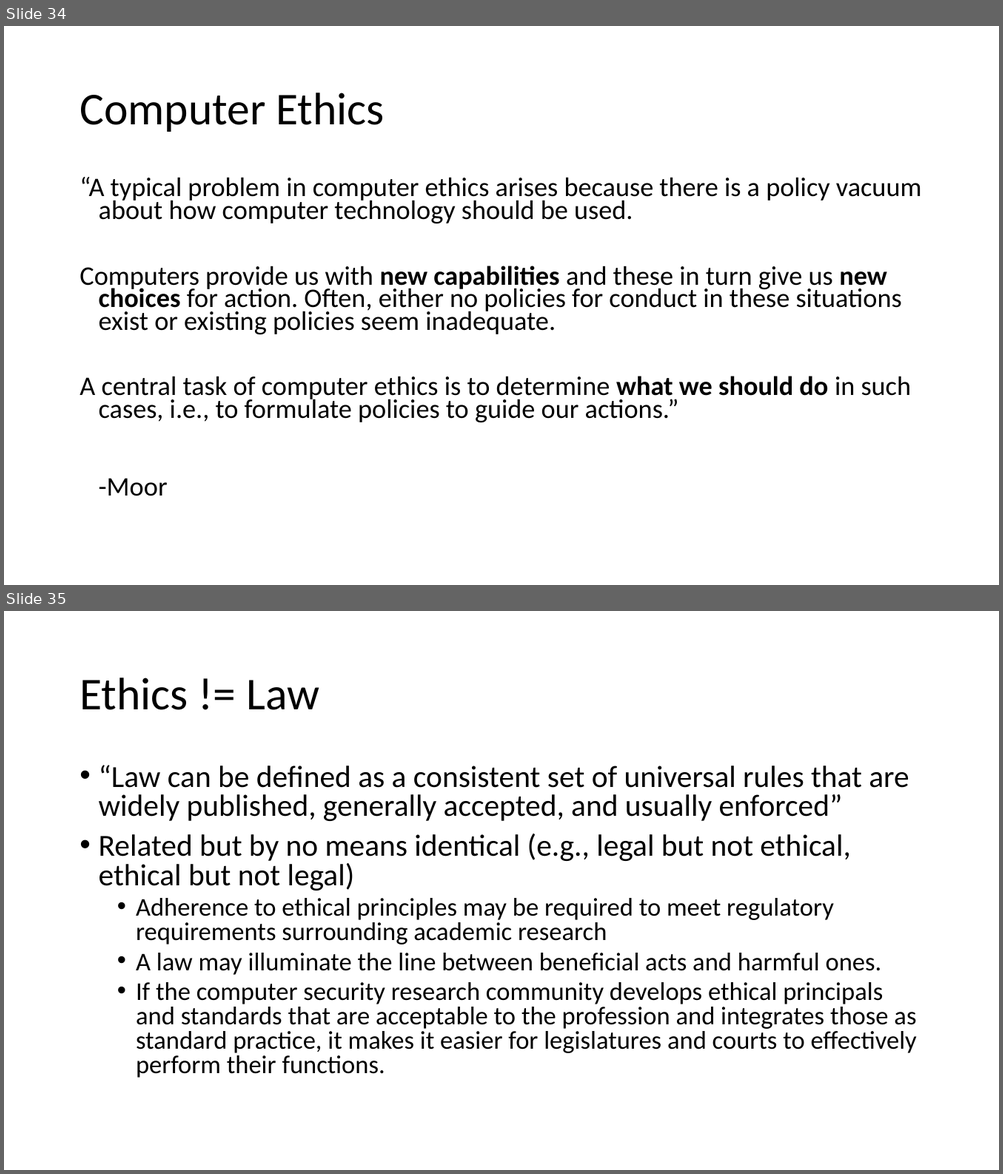
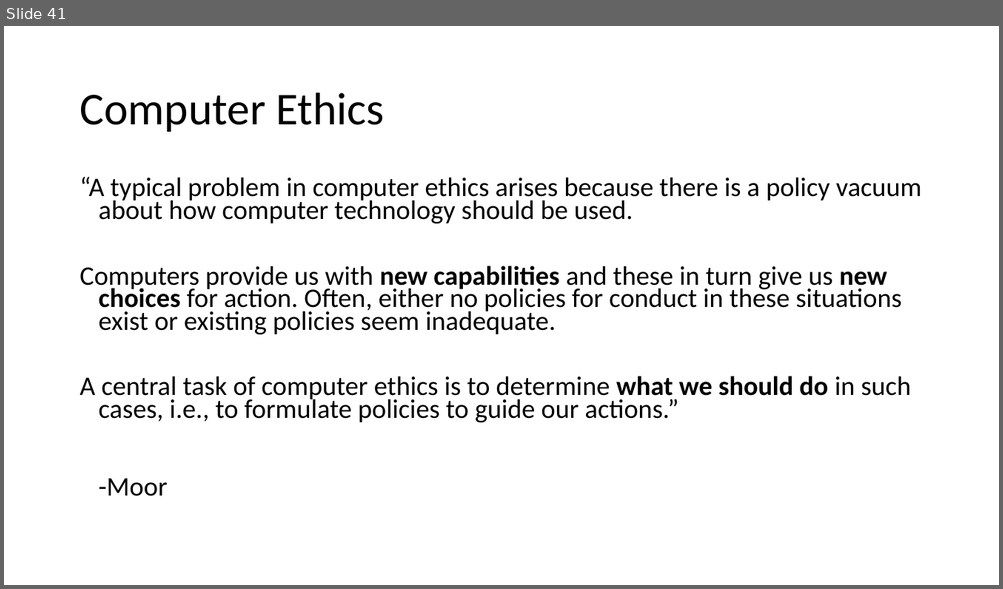
Before and after one commit to noise-lab/censorship-course, a slide deck: lectures/4-Measurement.pptx. Shown one above the other, each under a label of ours: slides 34 and 35 before the commit, slide 41 after it. The pictures are 1003x1174 and 1003x589 pixels, drawn with LibreOffice and Linux fonts; fonts in the diff are those of the drawing. Boxes give left, top, right and bottom in pixels: in the first picture for what was removed or moved away, otherwise in the second. Text is boxed around its words. In the diff, an @@ line names an element or a change of style, - is before the commit and + after.

```diff
--- a/lectures/4-Measurement.pptx
+++ b/lectures/4-Measurement.pptx
@@ slide 35 removed at box(4, 611, 999, 1170), background #FFFFFF @@
@@ title removed at box(79, 678, 319, 710) @@
-Ethics != Law
@@ text removed at box(99, 765, 916, 1078) @@
-• “Law can be defined as a consistent set of universal rules that are widely published, generally accepted, and usually enforced”
-• Related but by no means identical (e.g., legal but not ethical, ethical but not legal)
-  • Adherence to ethical principles may be required to meet regulatory requirements surrounding academic research
-  • A law may illuminate the line between beneficial acts and harmful ones.
-  • If the computer security research community develops ethical principals and standards that are acceptable to the profession and integrates those as standard practice, it makes it easier for legislatures and courts to effectively perform their functions.
@@ what was slide 34 is now slide 41 @@
```
Also in this commit, not shown: 3 slides changed, 8 slides added, 3 other slides removed, 1 other file.
